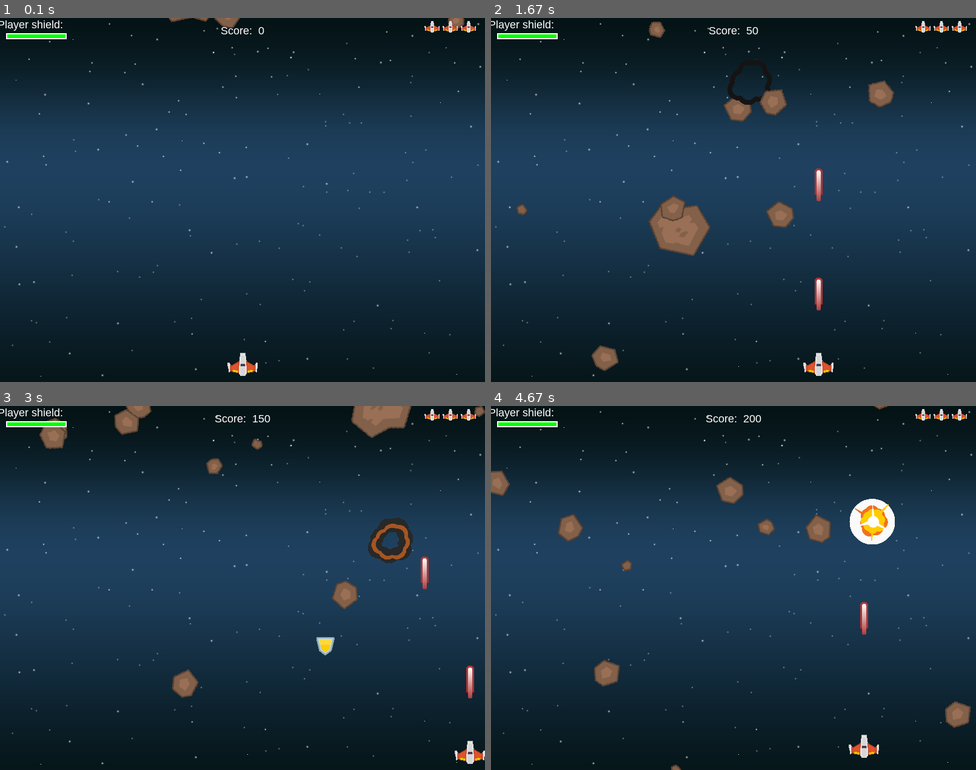
Above: before the commit, frames 1-4 (two rows, left to right).
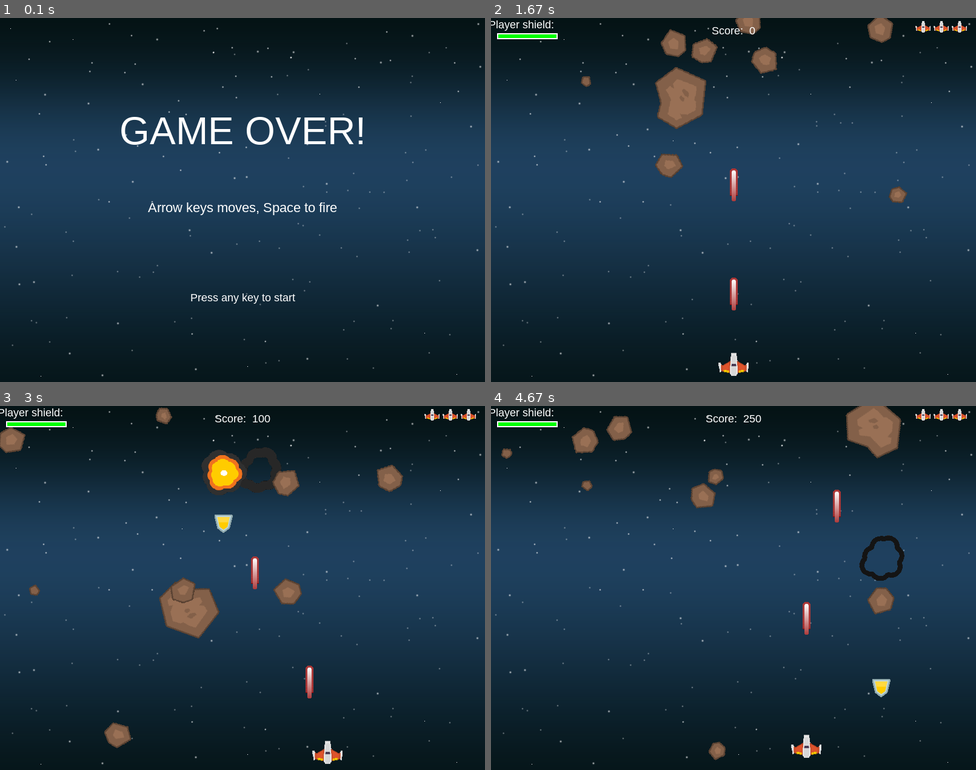
Above: after the commit, the same moments.

Repository: LongKelvin/Pygame_ShootingGame
Game: pygame game, started from main.py
The game is run twice, just before and just after one commit, with the same random seed, the same clock (stepped at 60 frames per second) and the same inputs.
Inputs:
- Up to frame 1 (0.1 s): no input
- Up to frame 2 (1.67 s): tap Space at 0.33, 1.23, 1.53 s; hold Q 0.67-1.13 s; hold Right 0.67-1.13 s; hold R 1.17-1.63 s
- Up to frame 3 (3 s): hold Q 1.67-2.13 s; hold Right 1.67-2.13 s; tap Space at 1.73, 2.03, 2.57, 2.87 s; tap Enter at 2.17 s; hold Right 2.5-2.97 s
- Up to frame 4 (4.67 s): hold Up 3-3.3 s; tap Space at 3.07, 3.4, 3.7, 3.9, 4.2, 4.47 s; hold Right 3.33-3.8 s; hold Left 3.83-4.37 s; hold Down from 4.4 s (still down)

The runs differ from the first frame. In frame 1, 2.8% of the frame differs, in the area x 0-99%, y 0-99%; in frame 2, 7.3%; in frame 3, 8.3%, in the area x 0-100%, y 0-99%; in frame 4, 6.7%.

Commit message:
add game over screen

Diff:
--- a/main.py
+++ b/main.py
@@ -16,6 +16,10 @@
     GREEN = (0, 255, 0)
     BLUE = (0, 0, 255)
     YELLOW = (255, 255, 0)
+
+    # define global var
+    game_reset = False
+
     # set up assets folders
     img_dir = path.join(path.dirname(__file__), 'img')
     snd_dir = path.join(path.dirname(__file__), 'snd')
@@ -71,6 +75,7 @@
     # font_name = pygame.font.SysFont(None, 20)
     font_name = pygame.font.match_font("arial")
 
+
     # draw text
     def draw_text(surface, text, size, x, y):
         font = pygame.font.Font(font_name, size)
@@ -104,6 +109,44 @@
             img_rect.x = x + 30 * index
             img_rect.y = y
             surface.blit(image, img_rect)
+
+
+    def show_game_over_screen():
+        screen.blit(background, background_rect)
+        draw_text(screen, "GAME OVER!", 64, WIDTH / 2, HEIGHT / 4)
+        draw_text(screen, "Arrow keys moves, Space to fire", 22, WIDTH / 2, HEIGHT / 2)
+        draw_text(screen, "Press any key to start", 18, WIDTH / 2, HEIGHT * (3 / 4))
+        pygame.display.flip()
+        waiting = True
+        while waiting:
+            clock.tick(FPS)
+            for ev in pygame.event.get():
+                if ev.type == pygame.QUIT:
+                    pygame.quit()
+                if ev.type == pygame.KEYUP:
+                    waiting = False
+
+
+    def show_pause_screen():
+        screen.blit(background, background_rect)
+        draw_text(screen, "PAUSE GAME!", 64, WIDTH / 2, HEIGHT / 4)
+        draw_text(screen, "If you want to restart press 'r'", 22, WIDTH / 2, HEIGHT / 2)
+        draw_text(screen, "Or press 'Enter' to resume", 18, WIDTH / 2, HEIGHT * (3 / 4))
+        pygame.display.flip()
+        waiting = True
+        while waiting:
+            clock.tick(FPS)
+            for ev in pygame.event.get():
+                if ev.type == pygame.QUIT:
+                    pygame.quit()
+                if ev.type == pygame.KEYDOWN:
+                    keystate = pygame.key.get_pressed()
+                    if keystate[pygame.K_r]:
+                        game_reset = True
+                        waiting = False
+                    elif keystate[pygame.K_RETURN]:
+                        waiting = False
+
 
     # Game object
     class Player(pygame.sprite.Sprite):
@@ -294,33 +337,47 @@
                     self.rect.center = center
 
 
-    all_sprites = pygame.sprite.Group()
-    mobs = pygame.sprite.Group()
-    bullets = pygame.sprite.Group()
-    player = Player()
-    powerups = pygame.sprite.Group()
-
-    all_sprites.add(player)
-    for i in range(10):
-        m = Mob()
-        all_sprites.add(m)
-        mobs.add(m)
-
-    score = 0
     pygame.mixer.music.play(loops=-1)
     # Game loop
+    game_over = True
     running = True
     while running:
+        if game_over:
+            try:
+                show_game_over_screen()
+                game_over = False
+                all_sprites = pygame.sprite.Group()
+                mobs = pygame.sprite.Group()
+                bullets = pygame.sprite.Group()
+                player = Player()
+                powerups = pygame.sprite.Group()
+
+                all_sprites.add(player)
+                for i in range(10):
+                    m = Mob()
+                    all_sprites.add(m)
+                    mobs.add(m)
+                score = 0
+            except:
+                print("Something went wrong")
+
         # keep loop running at the right speed
         clock.tick(FPS)
+
+        # check is game reset = True then reset game
+        if game_reset == True:
+            game_over = True
         # Process input (event)
         for event in pygame.event.get():
             # check quit game
+            print(event.type)
             if event.type == pygame.QUIT:
                 running = False
-            # elif event.type == pygame.KEYDOWN:
-            #     if event.key == pygame.K_SPACE:
-            #         player.shoot()
+            if event.type == pygame.KEYDOWN:
+                keystate = pygame.key.get_pressed()
+                if keystate[pygame.K_q]:
+                    show_pause_screen()
+
         # Update
         all_sprites.update()
 
@@ -370,7 +427,7 @@
         # if player die and the death_explosion has finish
         if player.lives == 0 and not death_explosion.alive():
             player_die_sound.play()
-            running = False
+            game_over = True
         # Draw/ Render
         screen.fill(BLACK)
         screen.blit(background, background_rect)
